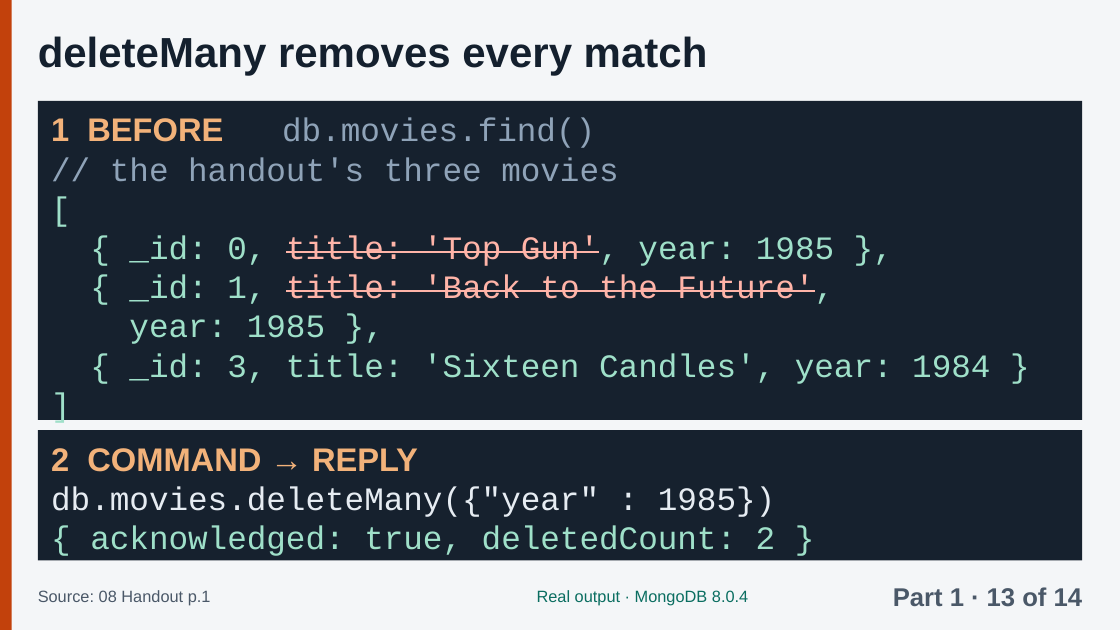
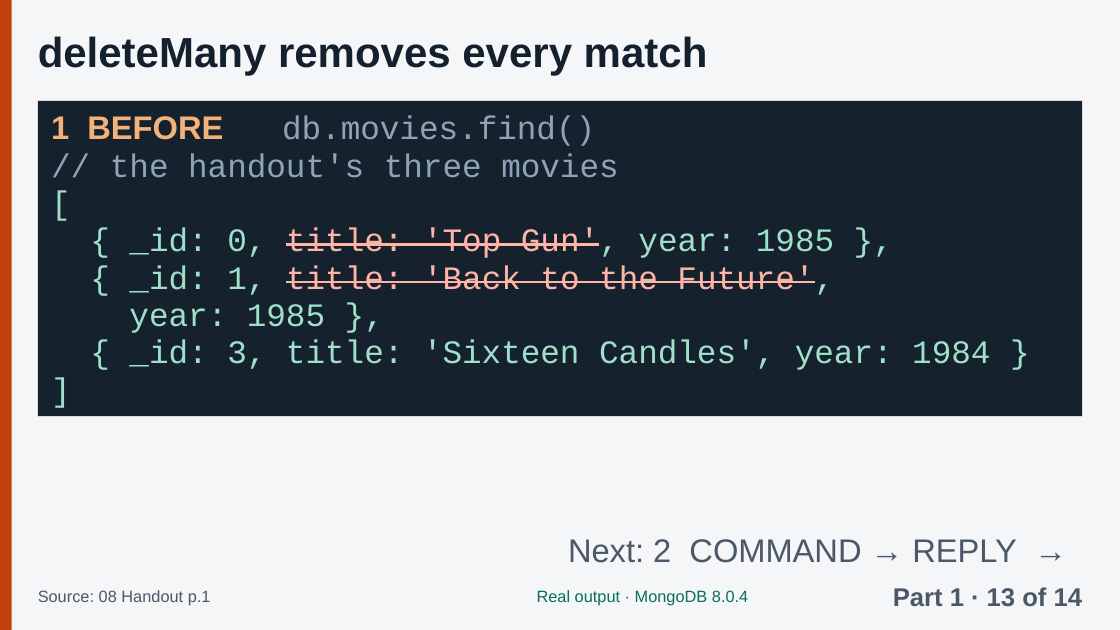
Before and after one commit to Tiredicey/ADBS, a slide deck: slide 15 of 01_FULL_DECK/ADBS_FULL_answer_key.pptx. Drawn at 1120x630 pixels with LibreOffice and Linux fonts; fonts in the diff are those of the drawing. Boxes give left, top, right and bottom in pixels: in the first picture for what was removed or moved away, otherwise in the second. Text is boxed around its words. In the diff, an @@ line names an element or a change of style, - is before the commit and + after.

Commit message:
Exact 32 pt line pitch (no overflow in any app), balanced slide splits, 'Next' cue, tables fill the space

```diff
--- a/01_FULL_DECK/ADBS_FULL_answer_key.pptx
+++ b/01_FULL_DECK/ADBS_FULL_answer_key.pptx
@@ text "1 BEFORE db.movies.find()" at [51,116,990,370]: line spacing 1 to 32pt @@
@@ rectangle removed at [38,430,1082,560] @@
@@ text "Next: 2 COMMAND → REPLY ..." at [568,539,1017,563]: vertical alignment top to middle @@
@@ text at [568,539,1017,563]: text changed; font Courier New to Arial; text colour #E6ECF2 to #4A5868 @@
-2 COMMAND → REPLY
-db.movies.deleteMany({"year" : 1985})
-{ acknowledged: true, deletedCount: 2 }
+Next: 2 COMMAND → REPLY →
```
Also in this commit, not shown: 53 other slides changed, 2 other files.
